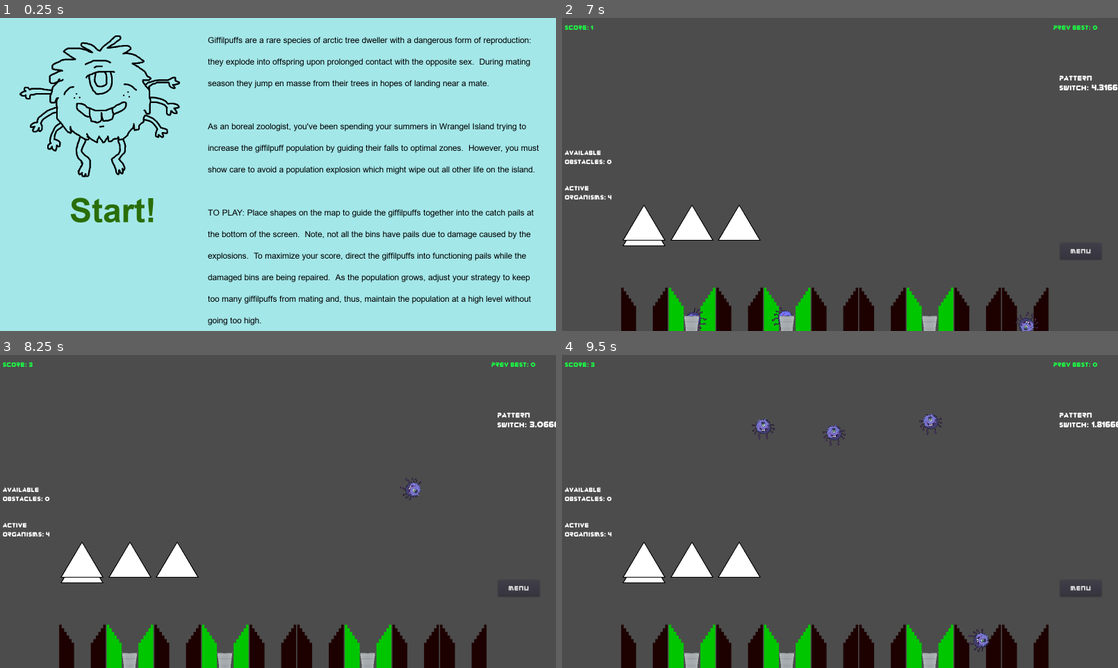
Above: before the commit, frames 1-4 (two rows, left to right).
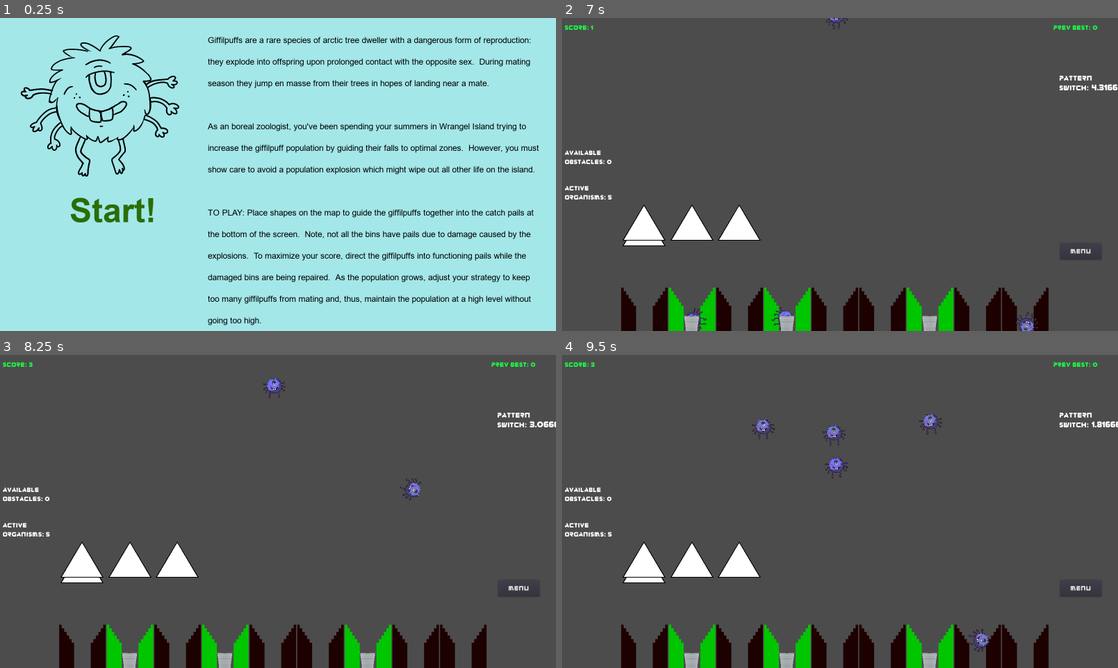
Above: after the commit, the same moments.

Repository: TreyDettmer/UP-Game-Jam-22
Game: Godot game, scene res://Scenes/MainMenu.tscn
Two runs of this game, one before a commit and one after it. Both use one fixed random seed, a clock stepped at 60 frames per second and the inputs below.
Inputs (mouse positions are in pixels of both pictures, inside the frame that each line leads up to):
- Up to frame 1 (0.25 s): no input
- Up to frame 2 (7 s): click "Start!" at 0.5 s; drag from (584, 133) to (645, 327) at 1.27 s; click "Menu" at 2 s; click "Resume" at 2.75 s; drag from (584, 133) to (645, 327) at 3.52 s; move the mouse to (584, 133) at 4.27 s; click (584, 133) at 4.35 s; drag from (584, 133) to (689, 327) at 5.02 s; drag from (584, 133) to (739, 327) at 5.77 s; drag from (584, 133) to (739, 327) at 6.52 s
- Up to frame 3 (8.25 s): move the mouse to (305, 511) at 7.27 s; click (305, 511) at 7.35 s; drag from (194, 433) to (222, 664) at 8.02 s
- Up to frame 4 (9.5 s): move the mouse to (962, 495) at 8.77 s; click (962, 495) at 8.85 s

The runs differ from the first frame. In frame 1, 1.5% of the frame differs, in the area x 3-33%, y 5-51%; in frame 2, less than 0.1%; in frame 3, 0.1%; in frame 4, 0.1%.

Commit message:
organisms now reproduce one child when fall into bad bucket

Diff:
--- a/Project/Scenes/MainMenu.tscn
+++ b/Project/Scenes/MainMenu.tscn
@@ -39,8 +39,8 @@
 [node name="StartButton" type="Button" parent="."]
 margin_left = 200.0
 margin_top = 500.0
-margin_right = 12.0
-margin_bottom = 14.0
+margin_right = 456.0
+margin_bottom = 605.0
 flat = true
 
 [node name="StartLabel" type="Label" parent="StartButton"]
@@ -54,6 +54,7 @@
 position = Vector2( 300, 250 )
 scale = Vector2( 0.4, 0.4 )
 frames = SubResource( 4 )
+frame = 1
 playing = true
 
 [node name="ClickSound" type="AudioStreamPlayer" parent="."]
--- a/Project/Scripts/Main.gd
+++ b/Project/Scripts/Main.gd
@@ -105,12 +105,16 @@
 	parent_organism2.should_reset = true;
 	parent_organism2.separate_from_all();
 
+	# spawn child
+	spawn_organism();
+
+
+func spawn_organism():
 	if organism_current_pool_index >= max_organism_count:
 		print("Reached max organism count");
 		return;
 
-	# spawn child
-	spawn_point = Vector2(rng.randf_range(min_x_position,max_x_position), 0.0);
+	var spawn_point = Vector2(rng.randf_range(min_x_position,max_x_position), 0.0);
 	var instantiated_organism = organism_pool[organism_current_pool_index];
 	orgs.push_back(instantiated_organism);
 	orgs_reproduction_times.push_back(OS.get_ticks_msec());
@@ -120,6 +124,7 @@
 	organism_current_pool_index += 1;
 
 
+
 func handle_organism_reproduction(organism1, organism2):
 	var organism1_index = orgs.find(organism1);
 	var organism2_index = orgs.find(organism2);
@@ -134,8 +139,10 @@
 	org.visible = true;
 	org.set_process(true);
 	org.set_physics_process(true);
-	org.get_node("CollisionShape2D").disabled = false;
-	org.set_mode(0);
+	org.get_node("CollisionShape2D").set_deferred("disabled",false);
+	org.call_deferred("set_mode",0);
+	#org.get_node("CollisionShape2D").disabled = false;
+	#org.set_mode(0);
 
 func disable_organism(org):
 	org.visible = false;
@@ -149,6 +156,8 @@
 func _on_ScoreBucket_organism_scored(goodBucket,org):
 	if goodBucket:
 		currentScore+=1
+	else:
+		spawn_organism();
 	org.Age();
 	emit_signal("updateScore", currentScore)
 	print(currentScore)
